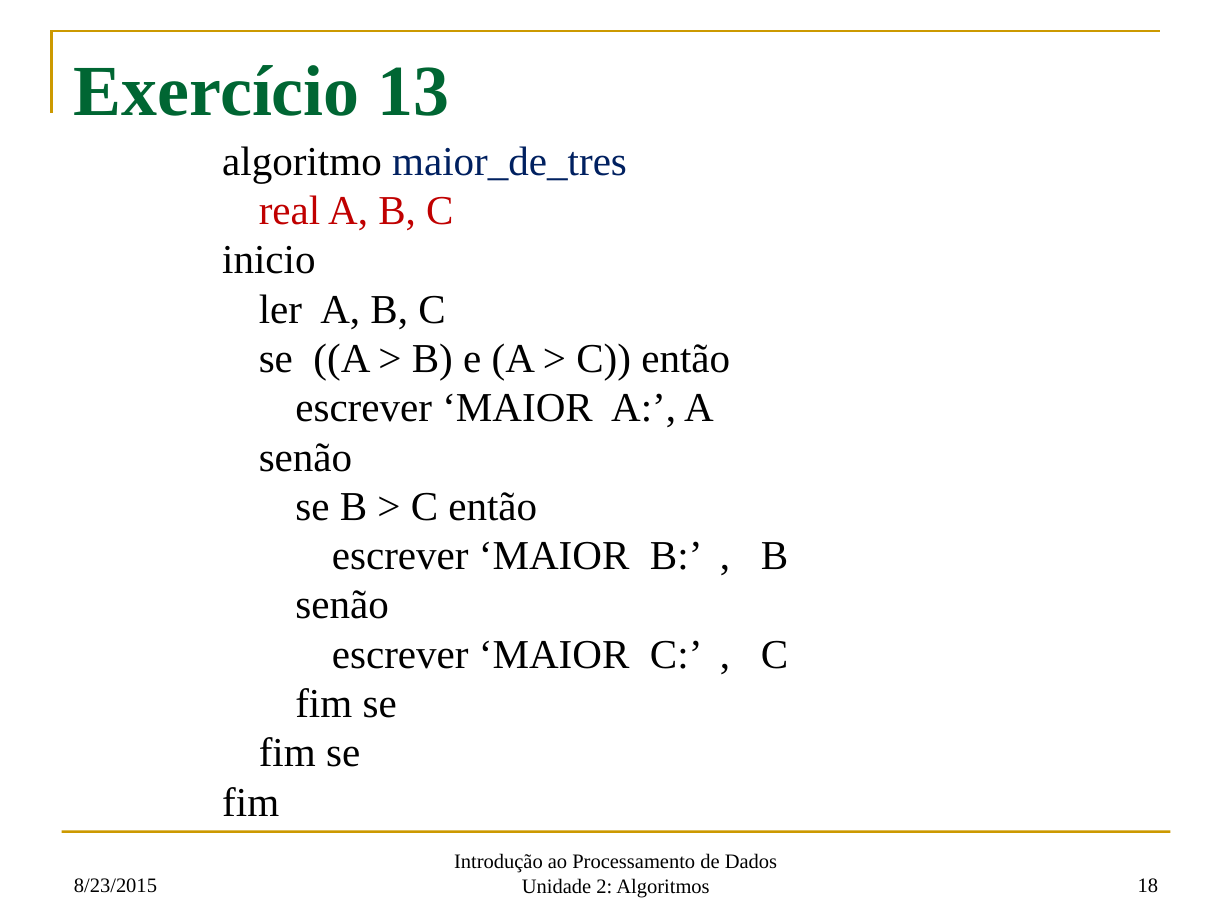
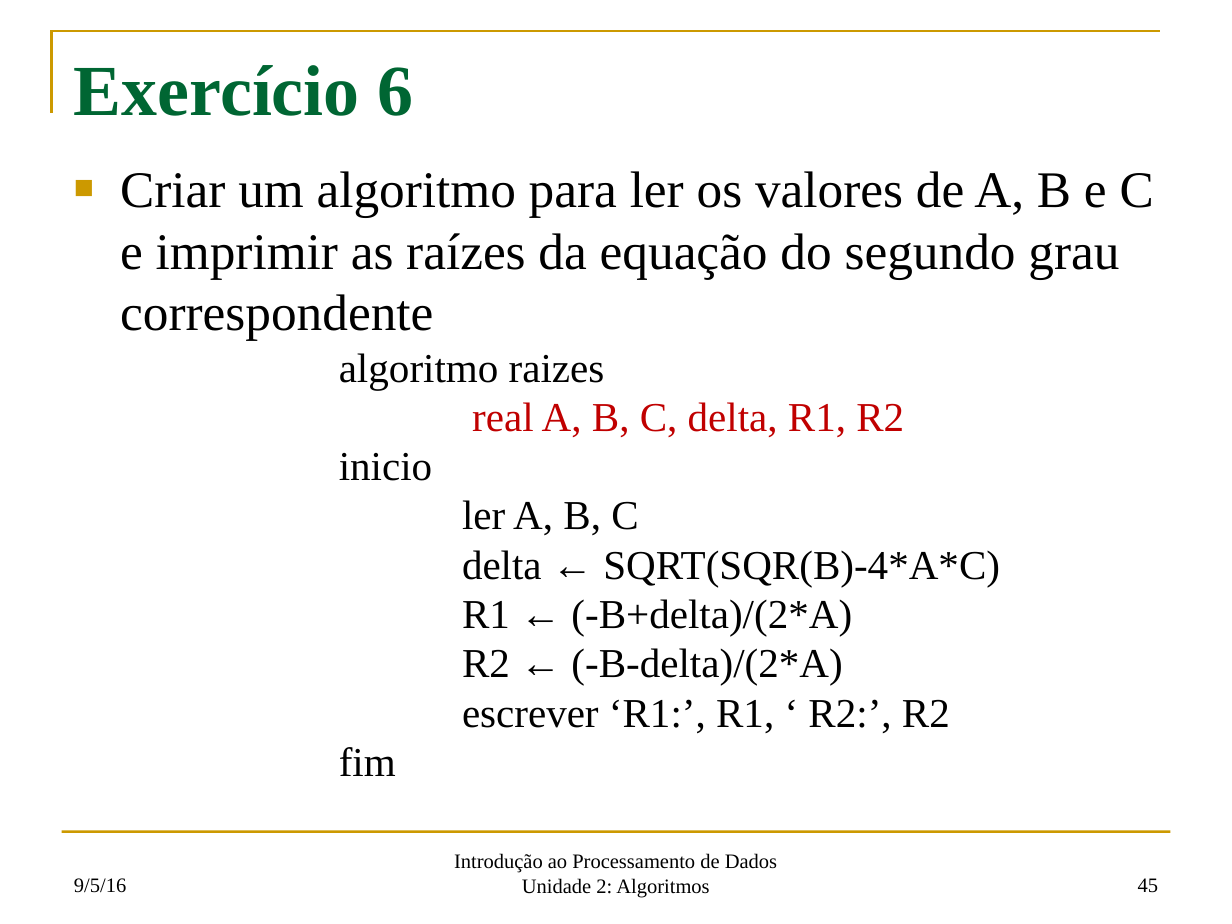
Before and after one commit to fsantanna-uerj/IPD, a slide deck: slide 45 of oficial/ipd-02.pptx (slide 18 before the commit). Drawn at 1232x924 pixels with LibreOffice and Linux fonts; fonts in the diff are those of the drawing. Boxes give left, top, right and bottom in pixels: in the first picture for what was removed or moved away, otherwise in the second. Text is boxed around its words. In the diff, an @@ line names an element or a change of style, - is before the commit and + after.

```diff
--- a/oficial/ipd-02.pptx
+++ b/oficial/ipd-02.pptx
@@ title at bbox=[74, 65, 414, 116]: text changed @@
-Exercício 13
+Exercício 6
@@ text added at bbox=[120, 171, 1154, 280], 30 pt, text #000000 @@
+■ Criar um algoritmo para ler os valores de A, B e C e imprimir as raízes da equação do segundo grau correspondente
@@ text "algoritmo raizes": place and size @@
-text "algoritmo raizes" at bbox=[222, 146, 788, 816]
+text "algoritmo raizes" at bbox=[339, 353, 1000, 776]
@@ text at bbox=[339, 353, 904, 437]: text changed; text colour #002060 to #C00000 @@
-algoritmo maior_de_tres
-real A, B, C
+algoritmo raizes
+real A, B, C, delta, R1, R2
@@ text at bbox=[462, 550, 1000, 733]: text changed @@
-se ((A > B) e (A > C)) então
-escrever ‘MAIOR A:’, A
-senão
-se B > C então
-escrever ‘MAIOR B:’ , B
-senão
-escrever ‘MAIOR C:’ , C
-fim se
-fim se
+delta ← SQRT(SQR(B)-4*A*C)
+R1 ← (-B+delta)/(2*A)
+R2 ← (-B-delta)/(2*A)
+escrever ‘R1:’, R1, ‘ R2:’, R2
@@ text at bbox=[74, 878, 126, 893]: text changed @@
-8/23/2015
+9/5/16
@@ page number at bbox=[1138, 878, 1158, 893]: text changed @@
-18
+45
```
Also in this commit, not shown: 7 other slides changed, 38 slides added, 14 slides removed, 5 other files.
